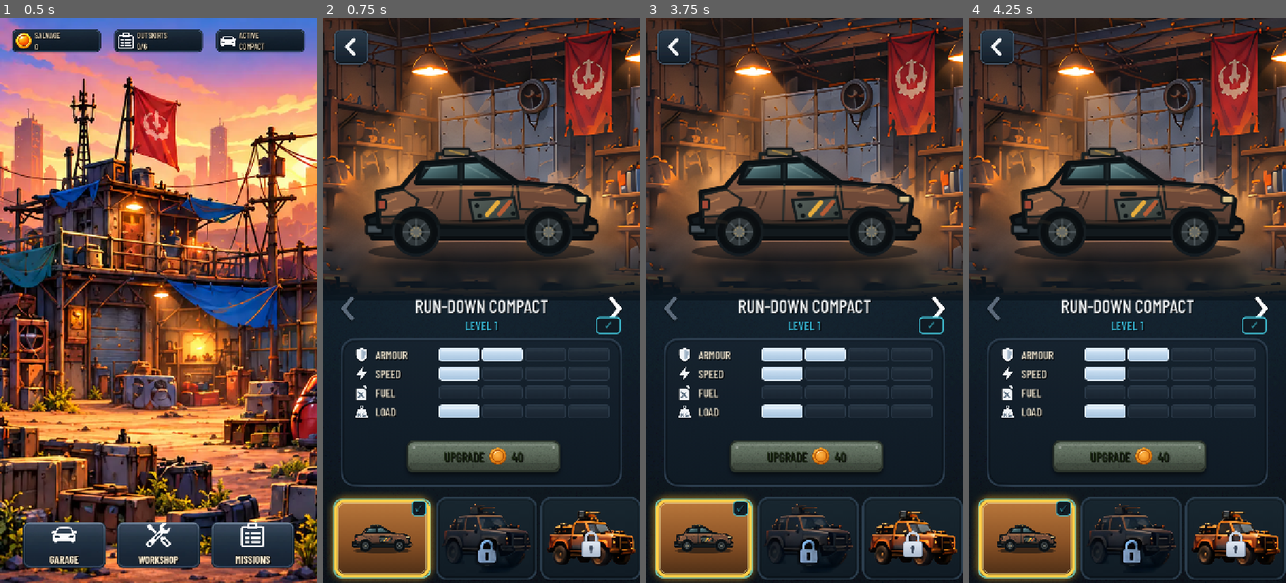
Above: before the commit, frames 1-4 (left to right).
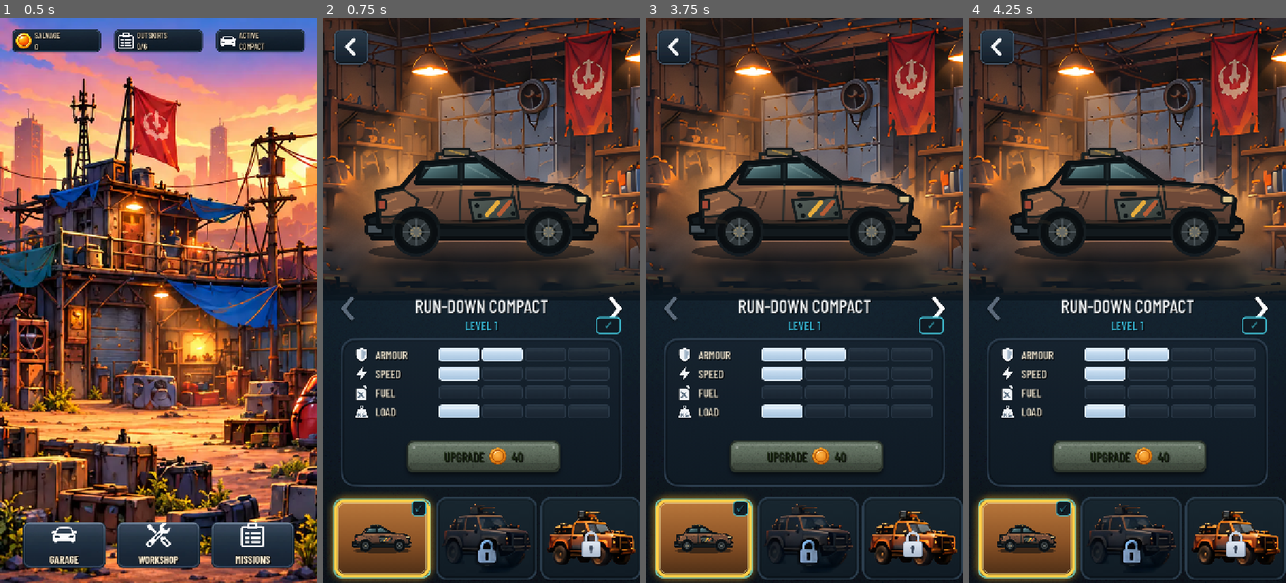
Above: after the commit, the same moments.

Repository: phantompixel-developer/FortKnocks
Game: Godot game, scene res://game/core/app.tscn
Two runs of this game, one before a commit and one after it. Both use one fixed random seed, a clock stepped at 60 frames per second and the inputs below.
Inputs (mouse positions are in pixels of both pictures, inside the frame that each line leads up to):
- Up to frame 1 (0.5 s): no input
- Up to frame 2 (0.75 s): click "GARAGE" at 0.5 s
- Up to frame 3 (3.75 s): click (937, 311) at 1.25 s; click (937, 311) at 2 s; click (671, 311) at 2.75 s; click (703, 537) at 3.52 s
- Up to frame 4 (4.25 s): no input

Frame 1 is identical in both runs. In frame 2, 0.1% of the frame differs, in the area x 10-88%, y 22-94%; in frame 3, 0.1%; in frame 4, 0.1%, in the area x 9-88%, y 22-94%.

Commit message:
art: rasterize vehicle SVG masters at 2x for crisper Garage display

Diff:
--- a/game/presentation/platform_showcase.gd
+++ b/game/presentation/platform_showcase.gd
@@ -60,7 +60,7 @@
 		_:
 			return null
 
-	var texture: Texture2D = ProductionArtScript.texture_from_svg(path)
+	var texture: Texture2D = ProductionArtScript.texture_from_svg(path, 2.0)
 	_textures[platform_id] = texture
 	return texture
 
